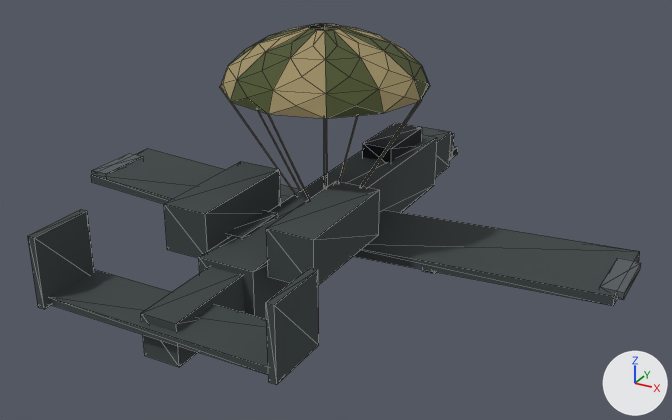
Two versions of the glTF model assets/models/airdrop.glb, one commit apart.
The view is the same before and after, from a 50 mm lens placed at (9.78, -17.28, 9.03), pointed at (0.63, -0.65, 0.71). Arrows for +X, +Y and +Z are at lower right; the lights stay in place. The older version comes first. Mesh edges are drawn as thin lines.

Names of what the first picture shows: 'Chute', 'Plane'.
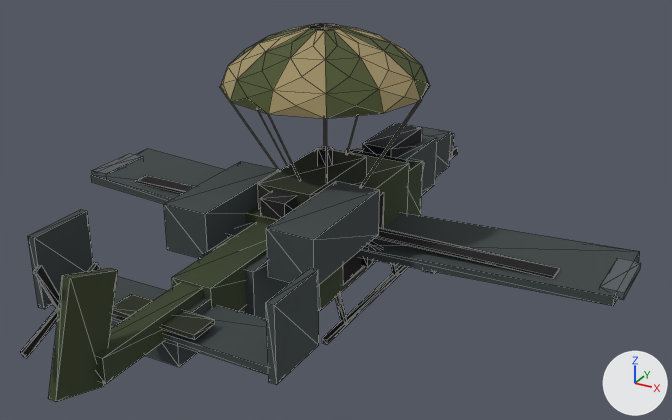
The change, as a list of edits to the scene's bpy script:
```text
Add me_rotor:
    me_rotor.from_pydata(...)  # a box spanning x -0.25..0.25, y -0.25..0.25, z -0.1..0.1; a box spanning x -5.5..5.5, y -0.21..0.21, z 0.02..0.08; a box spanning x -0.21..0.21, y -5.5..5.5, z 0.02..0.08
    me_rotor.materials.append(mat_flat)
Add me_heli:
    me_heli.from_pydata(...)  # 184 vertices, 276 faces; spans x -1.21..2.0, y -9.0..3.9, z -1.81..2.6
    me_heli.materials.append(mat_flat)
Add ob_rotor:
    ob_rotor = bpy.data.objects.new('Rotor', me_rotor)
    ob_rotor.location = (0.0, 0.0, 0.0)
Add ob_heli:
    ob_heli = bpy.data.objects.new('Heli', me_heli)
    ob_heli.location = (0.0, 0.0, 0.0)
```

Pixel boxes [x1, y1, x2, y2] of what changed, in the pictures (672 x 420 px):
'Heli', added
    after: [20, 146, 424, 402]
'Rotor', added
    after: [136, 175, 560, 279]
